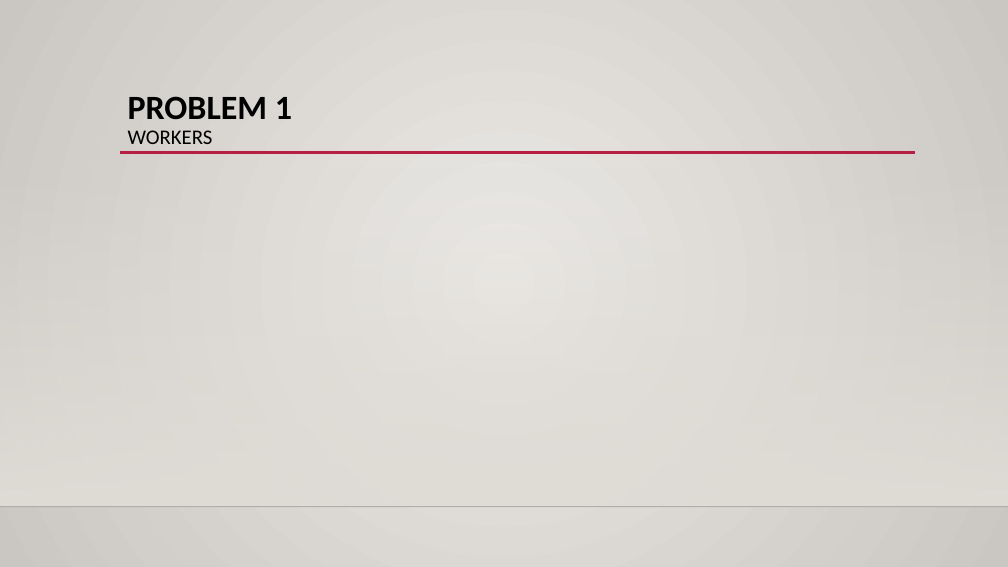
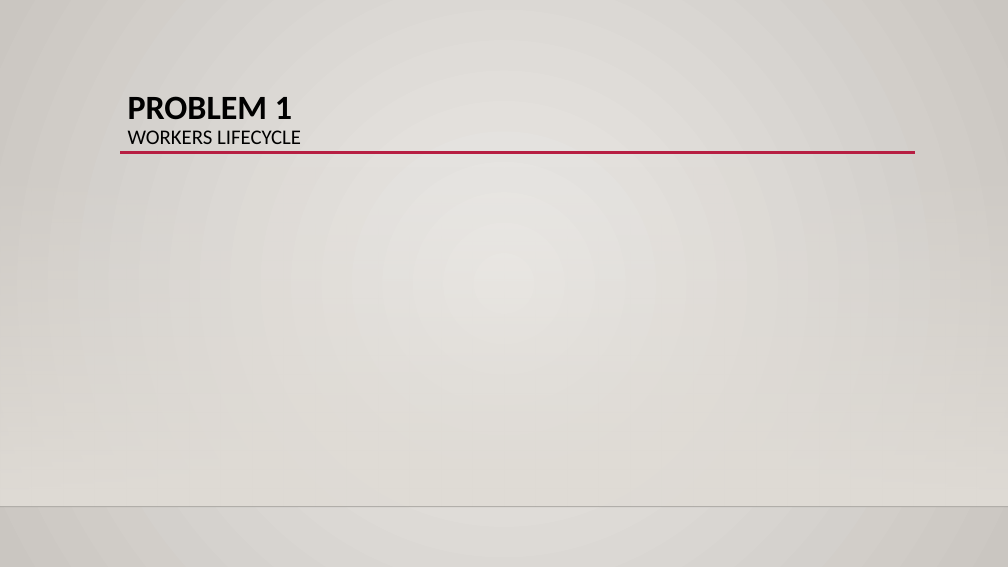
Before and after one commit to xL1fer/CLE_2022_2023, a slide deck: slide 3 of CLE1_T3G5/present.pptx. Drawn at 1008x567 pixels with LibreOffice and Linux fonts; fonts in the diff are those of the drawing; background and template pictures are left out. Boxes give left, top, right and bottom in pixels: in the first picture for what was removed or moved away, otherwise in the second. Text is boxed around its words. In the diff, an @@ line names an element or a change of style, - is before the commit and + after.

```diff
--- a/CLE1_T3G5/present.pptx
+++ b/CLE1_T3G5/present.pptx
@@ title at (128,96,301,144): text changed; size 32.4 to 19.8 pt; bold off @@
-PROBLEM 1
-WORKERS
+PROBLEM 1
+WORKERS LIFECYCLE
```
Also in this commit, not shown: 2 other slides changed, 1 slide added, 1 slide removed.
